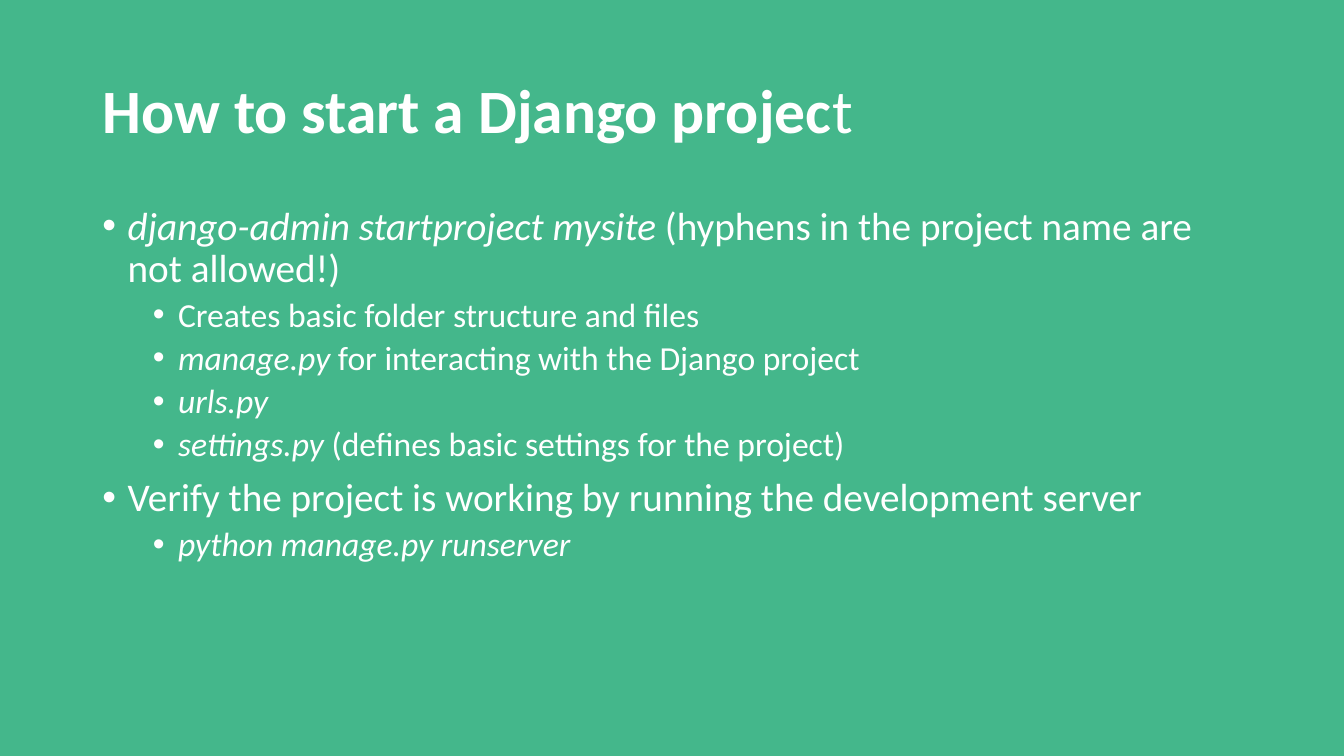
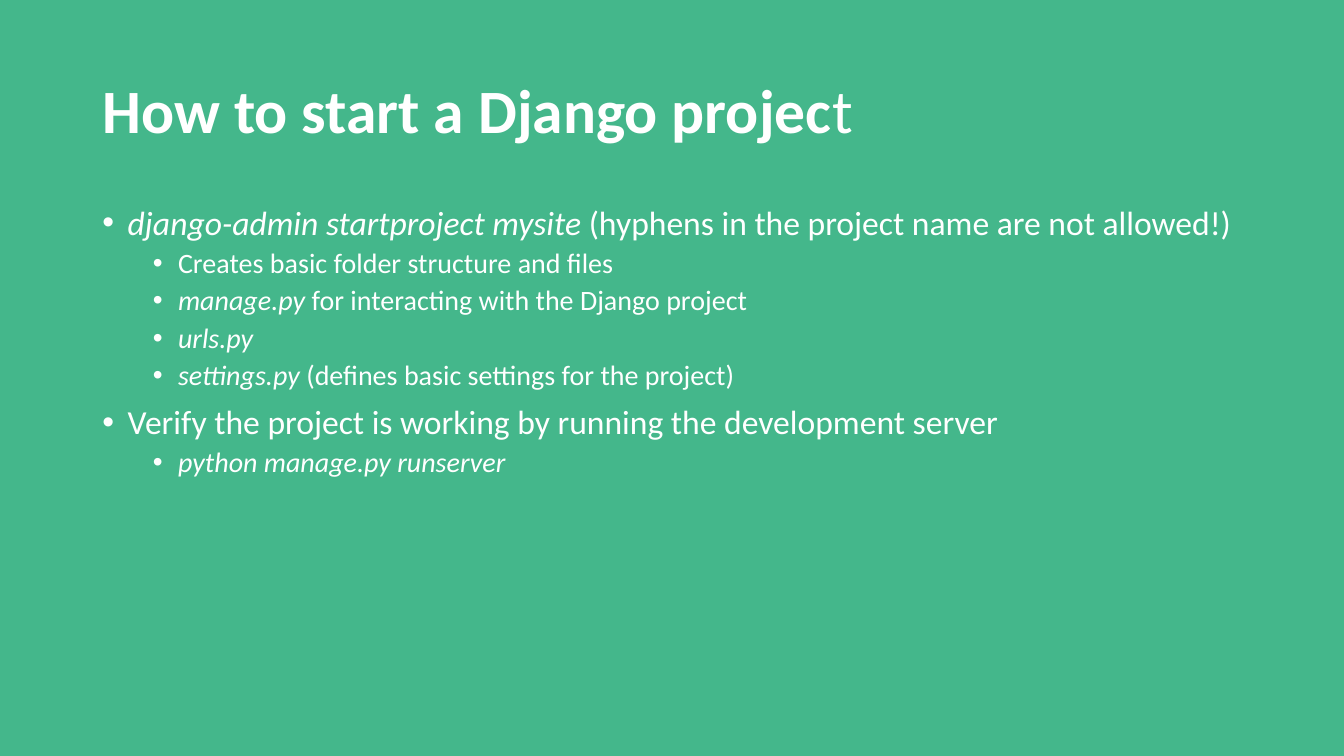
Before and after one commit to fgervasi-cell/Django-E-Portfolio, a slide deck: slide 4 of Django-Background-Info.pptx. Drawn at 1344x756 pixels with LibreOffice and Linux fonts; fonts in the diff are those of the drawing. Boxes give left, top, right and bottom in pixels: in the first picture for what was removed or moved away, otherwise in the second. Text is boxed around its words. In the diff, an @@ line names an element or a change of style, - is before the commit and + after.

```diff
--- a/Django-Background-Info.pptx
+++ b/Django-Background-Info.pptx
@@ text "django-admin startproject mysite (hyphens in ..." at <box>128,210,1231,477</box>: size 28 to 24 pt in "django-admin startproject mysite (hyphens in the project ...", "Verify the project is working by running ..."; size 24 to 20 pt in "Creates basic folder structure and files", "manage.py for interacting with the Django project", "urls.py", "settings.py (defines basic settings for the project)" and 1 more places @@
```
Also in this commit, not shown: 5 other slides changed.
